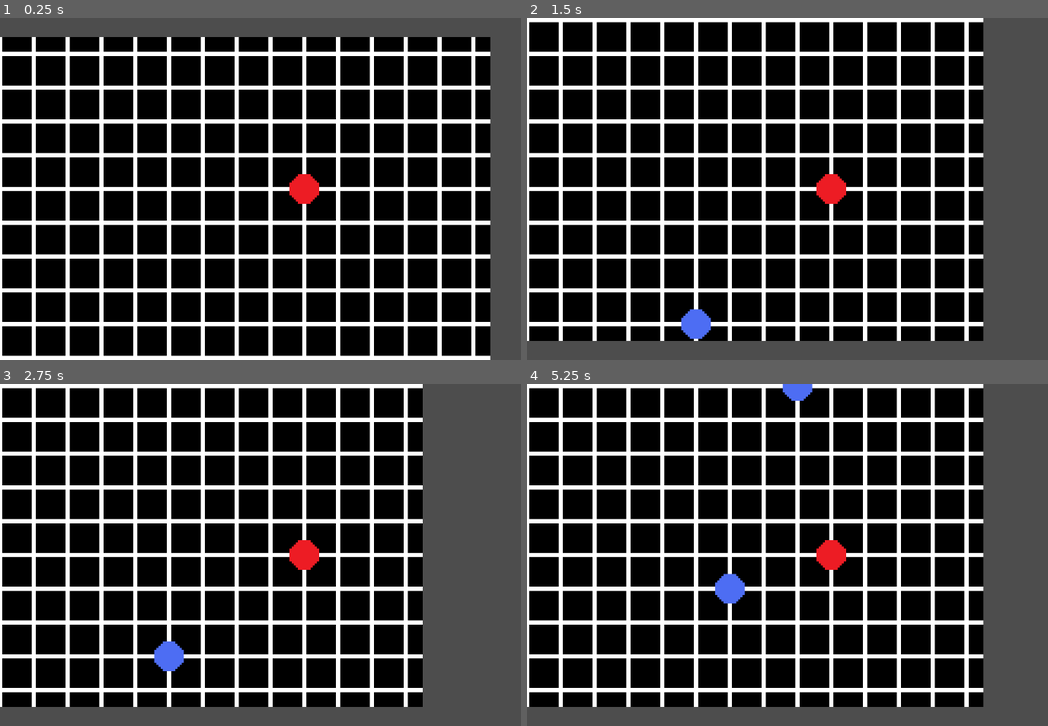
Above: before the commit, frames 1-4 (two rows, left to right).
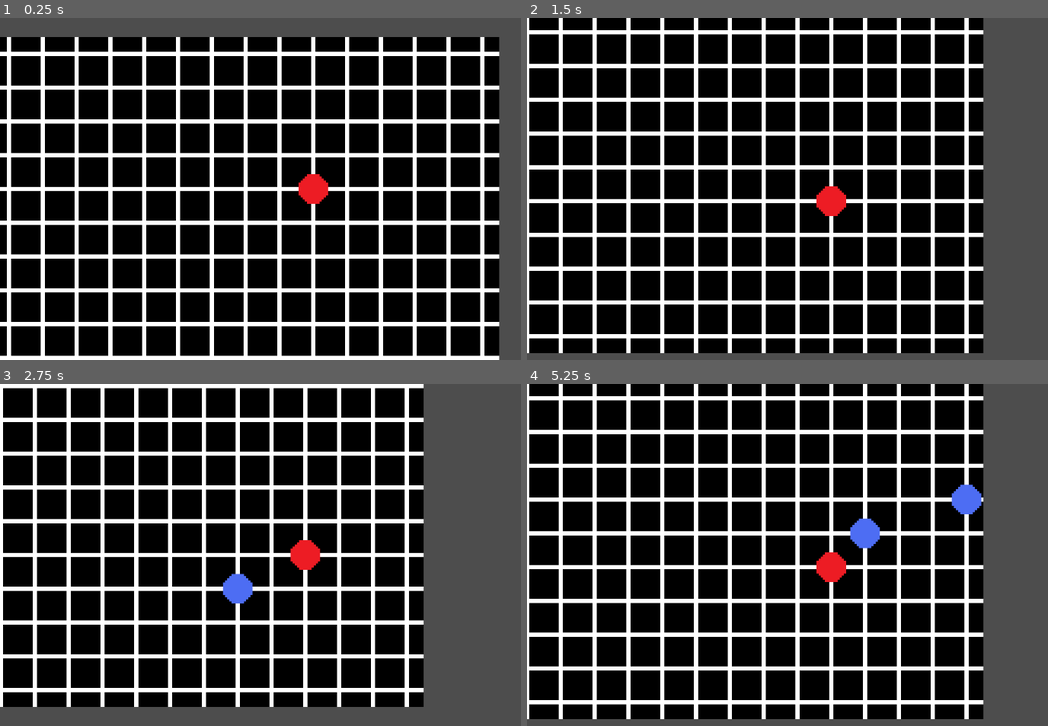
Above: after the commit, the same moments.

Repository: loheesong/origin-godot
Game: Godot game, scene res://scenes/play_area.tscn
Two runs of this game, one before a commit and one after it. Both use one fixed random seed, a clock stepped at 60 frames per second and the inputs below.
Inputs:
- Up to frame 1 (0.25 s): no input
- Up to frame 2 (1.5 s): tap Enter at 0.5 s; hold D (move_right) 0.53-1.28 s; tap N at 0.6 s; tap M at 0.8, 1.35 s; hold S (move_down) from 1.28 s (still down)
- Up to frame 3 (2.75 s): tap J at 1.55, 2.1 s; release S (move_down) at 2.03 s; hold D (move_right) from 2.03 s (still down); tap K at 2.3 s
- Up to frame 4 (5.25 s): release D (move_right) at 2.78 s; hold W (move_up) 2.78-3.53 s; tap K at 2.85 s; tap U at 3.05, 3.6 s; hold A (move_left) 3.53-5.03 s; tap I at 3.8, 4.35 s; tap N at 4.55, 5.1 s; tap Space at 5 s; hold S (move_down) from 5.03 s (still down)

The runs differ from the first frame. In frame 1, 24% of the frame differs, in the area x 0-96%, y 5-100%; in frame 2, 25%; in frame 3, 6.8%; in frame 4, 26%, in the area x 0-88%, y 0-98%.

Commit message:
Added scaling code

Diff:
--- a/scenes/enemy.gd
+++ b/scenes/enemy.gd
@@ -2,6 +2,8 @@
 
 @export var grid_size = 16
 var dest: Vector2
+var moving_to_player = false
+signal killed_player
 
 # Called when the node enters the scene tree for the first time.
 func _ready() -> void:
@@ -14,7 +16,8 @@
 
 func _on_area_entered(area: Area2D) -> void:
 	if area.name == "Player":
-		print("Collided lol")
+		if moving_to_player:
+			killed_player.emit()
 
 
 func _on_player_moved(pos: Vector2) -> void:
@@ -22,7 +25,9 @@
 
 
 func _on_enemy_turn_started() -> void:
+	moving_to_player = true
 	move_towards_player()
+	moving_to_player = false
 
 func move_towards_player() -> void:
 	var dir = position.direction_to(dest)
--- a/scenes/play_area.gd
+++ b/scenes/play_area.gd
@@ -33,6 +33,7 @@
 	else:
 		spawnConter -= 1
 
+
 # Function to rotate all enemies around the player's position
 func rotate_all_enemies(player_position: Vector2, direction: Global.RotationDirection):
 	var enemies = get_tree().get_nodes_in_group("enemies")  # Assuming your enemies are in a group called "enemies"
@@ -52,6 +53,15 @@
 
 	enemy.position = new_position + player_position
 
+func transform_all_enemies(transform: Transform2D):
+	var enemies = get_tree().get_nodes_in_group("enemies")  # Assuming your enemies are in a group called "enemies"
+	for enemy in enemies:
+		transform_enemy_around_player(enemy, transform)
+
+# Rotate a single enemy
+func transform_enemy_around_player(enemy: Node2D, transform: Transform2D):
+	enemy.position = transform.origin + round(enemy.position * transform / 16)*16
+
 #spawn enemy
 func spawn_enemy() -> void:
 	var enemy = enemy_scene.instantiate()
@@ -67,4 +77,5 @@
 	enemy.position = Vector2(random_x-0.5, random_y) * 16
 	enemy_turn_started.connect(enemy._on_enemy_turn_started)
 	$Player.player_moved.connect(enemy._on_player_moved)
+	enemy.add_to_group("enemies")
 	add_child(enemy)
--- a/scenes/play_area.tscn
+++ b/scenes/play_area.tscn
@@ -1,8 +1,9 @@
-[gd_scene load_steps=9 format=3 uid="uid://c3v1tkqhnxn3a"]
+[gd_scene load_steps=10 format=3 uid="uid://c3v1tkqhnxn3a"]
 
 [ext_resource type="PackedScene" uid="uid://bvp0x4dog7chs" path="res://scenes/player.tscn" id="1_qtq1p"]
 [ext_resource type="Script" path="res://scenes/play_area.gd" id="1_rntl5"]
 [ext_resource type="PackedScene" uid="uid://c6s3qvkcx3ix6" path="res://scenes/enemy.tscn" id="2_m2deh"]
+[ext_resource type="Script" path="res://scenes/camera_2d.gd" id="3_fhs8i"]
 [ext_resource type="Script" path="res://scenes/tile_map.gd" id="4_h32vn"]
 [ext_resource type="Texture2D" uid="uid://dydscl70gd4ki" path="res://assets/tile.png" id="4_wm16j"]
 
@@ -35,6 +36,8 @@
 
 [node name="Camera2D" type="Camera2D" parent="Player"]
 zoom = Vector2(4, 4)
+position_smoothing_enabled = true
+script = ExtResource("3_fhs8i")
 
 [node name="MobPath" type="Path2D" parent="."]
 visible = false
--- a/scenes/player.gd
+++ b/scenes/player.gd
@@ -27,12 +27,14 @@
 		if event.is_action_pressed(action):
 			move(action)
 
-	# Handle rotation with spacebar
-	if event.pressed and event.keycode == KEY_N:
-		rotate_enemies(Global.RotationDirection.LEFT)  # Rotate 90 degrees to the right
-
-	if event.pressed and event.keycode == KEY_M:
-		rotate_enemies(Global.RotationDirection.RIGHT)  # Rotate 90 degrees to the right
+	if event.pressed:
+		match event.keycode:
+			KEY_N: transform_enemies(Transform2D(-PI/4, position)) #Rotate 45 degrees left
+			KEY_M: transform_enemies(Transform2D(PI/4, position)) #Rotate 45 degrees right
+			KEY_J: transform_enemies(Transform2D(0, Vector2(0.5, 0.5), 0, position)) #Scale down
+			KEY_K: transform_enemies(Transform2D(0, Vector2(1.5, 1.5), 0, position)) #Scale up
+			KEY_U: transform_enemies(Transform2D(0, Vector2.ONE, 1, position)) #Skew
+			KEY_I: transform_enemies(Transform2D(0, Vector2.ONE, -1, position)) #Skew opposite (u can add more idk)
 
 func move(action):
 	if can_move:
@@ -53,7 +55,11 @@
 # Function to rotate enemies
 func rotate_enemies(direction: Global.RotationDirection):
 	var play_area = get_parent()  # Assuming play_area.gd is the parent node
-	play_area.rotate_all_enemies(position, direction)  # Call the function in play_area.gd
+	play_area.rotate_all_enemies(direction)  # Call the function in play_area.gd
+
+func transform_enemies(transform: Transform2D):
+	var play_area = get_parent()  # Assuming play_area.gd is the parent node
+	play_area.transform_all_enemies(transform)  # Call the function in play_area.gd
 
 func _turn_started() -> void:
 	can_move = true
